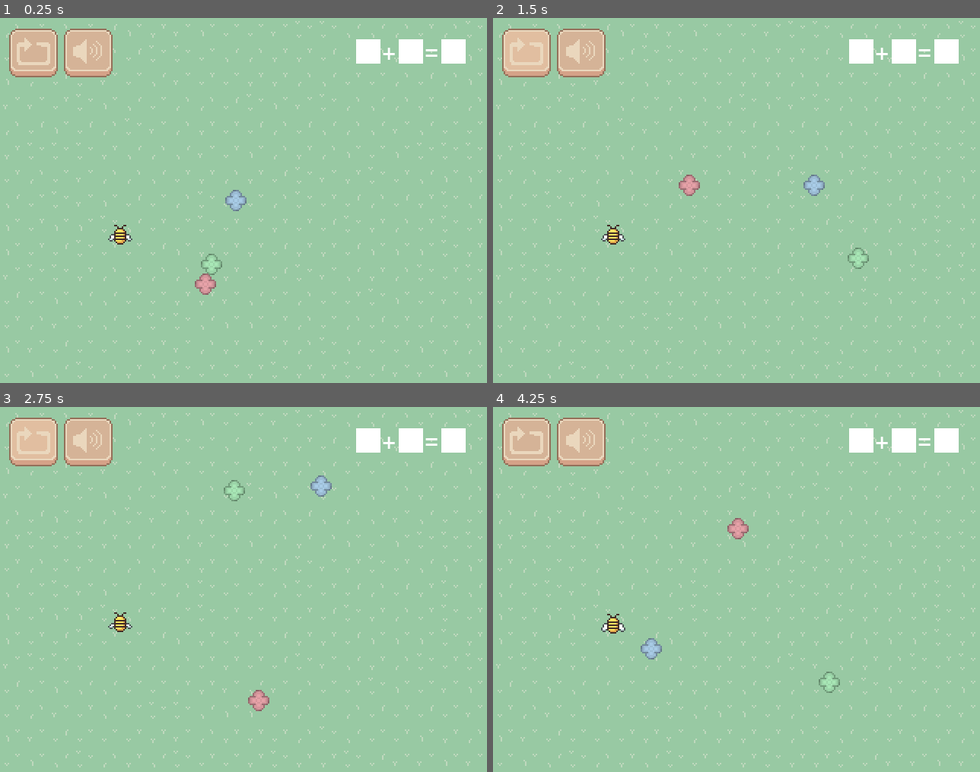
Above: before the commit, frames 1-4 (two rows, left to right).
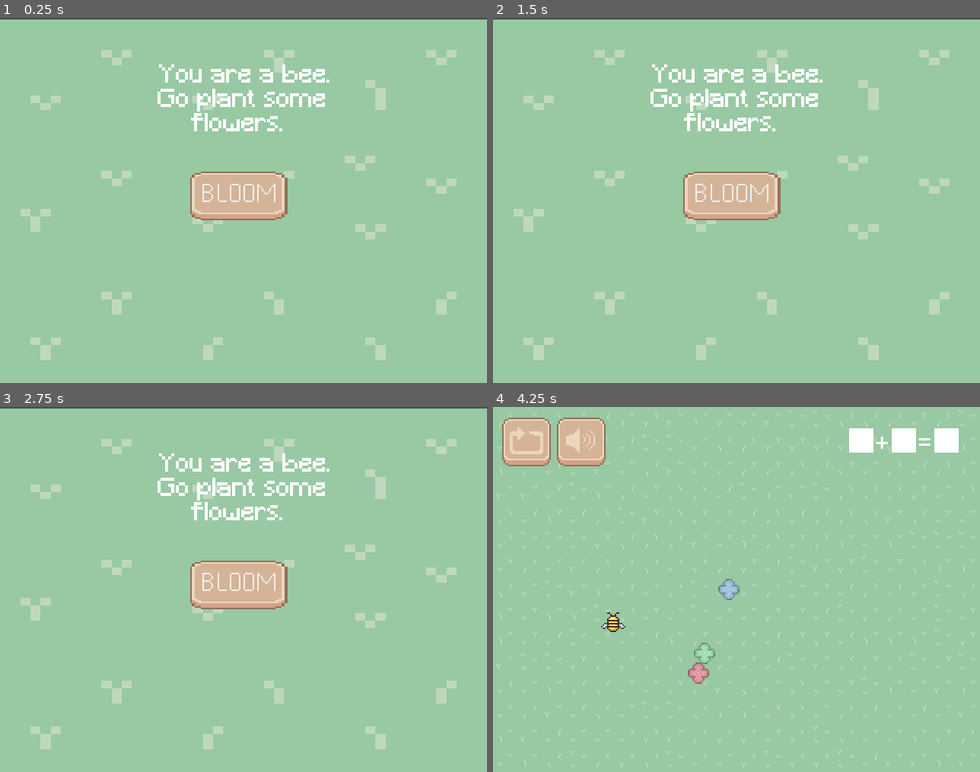
Above: after the commit, the same moments.

Repository: kdxiao/bloom
Game: Godot game, scene res://title.tscn
Same seed, same stepped clock (60 frames per second), same inputs: the game is played once before the commit and once after it. Before the commit the project starts from res://tile_map.tscn. Sound files missing from this copy of the repository are replaced by a short silence.
Inputs (mouse positions are in pixels of both pictures, inside the frame that each line leads up to):
- Up to frame 1 (0.25 s): no input
- Up to frame 2 (1.5 s): click (527, 54) at 0.52 s; click (527, 50) at 1.27 s
- Up to frame 3 (2.75 s): click (34, 439) at 2.02 s
- Up to frame 4 (4.25 s): click (527, 439) at 2.77 s; click (731, 585) at 3.52 s

The runs differ from the first frame. In frame 1, 13% of the frame differs, in the area x 0-100%, y 0-99%; in frame 2, 13%; in frame 3, 13%; in frame 4, 1.0%.

Commit message:
title screen

Diff:
--- /dev/null
+++ b/audio_stream_player.tscn
@@ -0,0 +1,9 @@
+[gd_scene load_steps=3 format=3 uid="uid://c4y1mtectdqkv"]
+
+[ext_resource type="AudioStream" uid="uid://biwgx3dokekk8" path="res://audio/buzz.wav" id="1_83u16"]
+[ext_resource type="Script" path="res://audio_stream_player.gd" id="2_sepo2"]
+
+[node name="AudioStreamPlayer" type="AudioStreamPlayer"]
+stream = ExtResource("1_83u16")
+autoplay = true
+script = ExtResource("2_sepo2")
--- a/project.godot
+++ b/project.godot
@@ -11,7 +11,7 @@
 [application]
 
 config/name="Bloom"
-run/main_scene="res://tile_map.tscn"
+run/main_scene="res://title.tscn"
 config/features=PackedStringArray("4.2", "GL Compatibility")
 config/icon="res://bee_sprite/bee1.png"
 
--- /dev/null
+++ b/title.gd
@@ -0,0 +1,4 @@
+extends Control
+
+func _on_start_pressed():
+	get_tree().change_scene_to_file("res://tile_map.tscn")
--- /dev/null
+++ b/title.tscn
@@ -0,0 +1,48 @@
+[gd_scene load_steps=7 format=3 uid="uid://dyq7sc8ykbke3"]
+
+[ext_resource type="Script" path="res://title.gd" id="1_dfjqp"]
+[ext_resource type="Texture2D" uid="uid://dyav21rs3eqnc" path="res://assets/start.png" id="2_x4fkj"]
+[ext_resource type="Texture2D" uid="uid://br23yune8p0de" path="res://assets/start_hover.png" id="3_85qy0"]
+[ext_resource type="Texture2D" uid="uid://bhtxo4q6ps8qf" path="res://assets/start_pressed.png" id="3_to8di"]
+[ext_resource type="FontFile" uid="uid://bv2nbyevalkhp" path="res://assets/Minecraft.ttf" id="5_fpjj7"]
+[ext_resource type="Texture2D" uid="uid://dvtc4e8mu0pu4" path="res://assets/grass_tileset.png" id="6_nkt41"]
+
+[node name="Title" type="Control"]
+layout_mode = 3
+anchors_preset = 15
+anchor_right = 1.0
+anchor_bottom = 1.0
+grow_horizontal = 2
+grow_vertical = 2
+script = ExtResource("1_dfjqp")
+
+[node name="Start" type="TextureButton" parent="."]
+layout_mode = 0
+offset_left = 125.0
+offset_top = 101.0
+offset_right = 189.0
+offset_bottom = 133.0
+texture_normal = ExtResource("2_x4fkj")
+texture_pressed = ExtResource("3_to8di")
+texture_hover = ExtResource("3_85qy0")
+ignore_texture_size = true
+
+[node name="RichTextLabel" type="RichTextLabel" parent="."]
+layout_mode = 0
+offset_left = 91.0
+offset_top = 30.0
+offset_right = 226.0
+offset_bottom = 78.0
+theme_override_fonts/normal_font = ExtResource("5_fpjj7")
+bbcode_enabled = true
+text = "[center] You are a bee.
+Go plant some flowers. [/center]"
+fit_content = true
+
+[node name="Sprite2D" type="Sprite2D" parent="."]
+z_index = -1
+position = Vector2(160, 120.25)
+scale = Vector2(6.66667, 4.98958)
+texture = ExtResource("6_nkt41")
+
+[connection signal="pressed" from="Start" to="." method="_on_start_pressed"]
Binary file added: assets/Minecraft.ttf
Not shown, added: assets/Minecraft.ttf.import
Binary file added: assets/start.png
Not shown, added: assets/start.png.import
Binary file added: assets/start_hover.png
Not shown, added: assets/start_hover.png.import
Binary file added: assets/start_pressed.png
Not shown, added: assets/start_pressed.png.import
